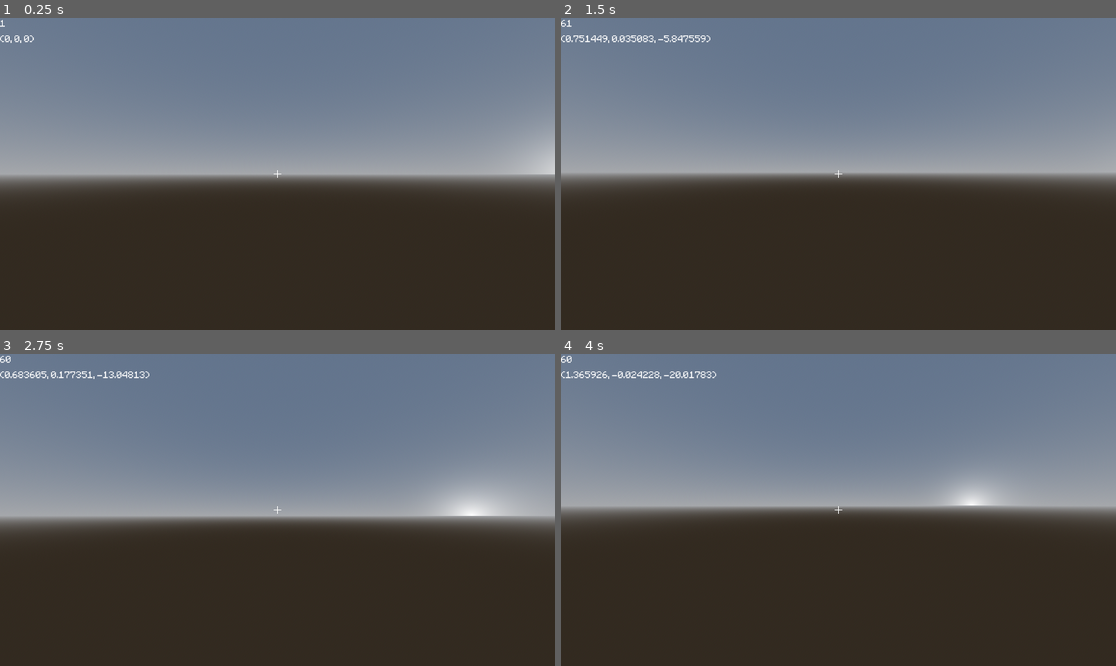
Above: before the commit, frames 1-4 (two rows, left to right).
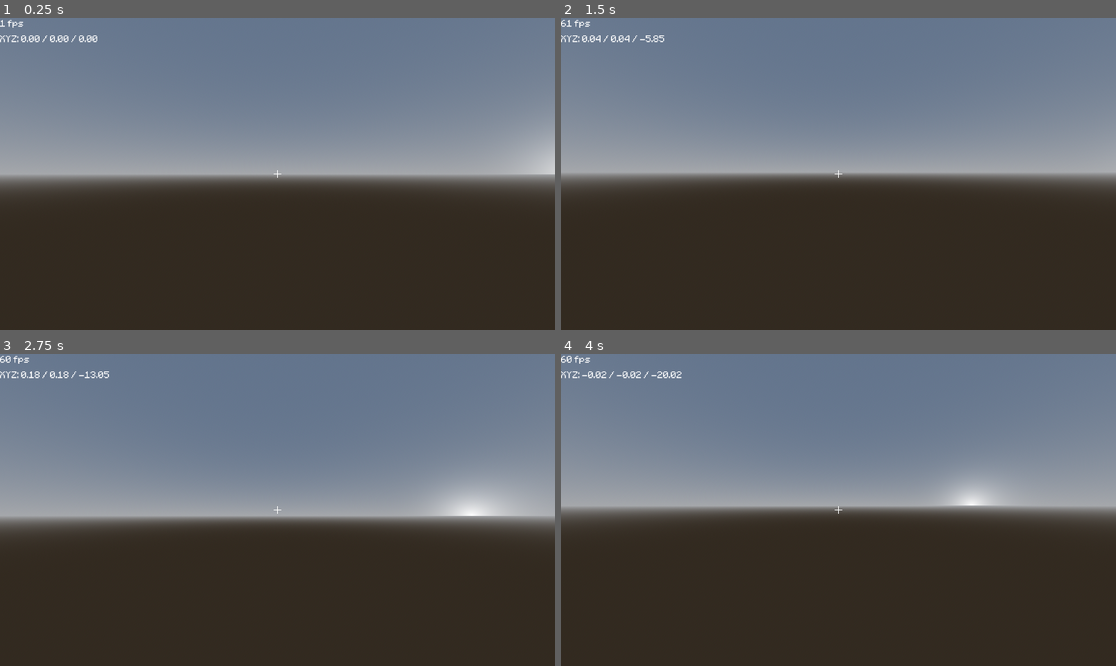
Above: after the commit, the same moments.

Repository: javier-adrian/voxel-gds
Game: Godot game, scene res://level.tscn
Same seed, same stepped clock (60 frames per second), same inputs: the game is played once before the commit and once after it. The project has no main scene, so this scene is started directly.
Inputs (mouse positions are in pixels of both pictures, inside the frame that each line leads up to):
- Up to frame 1 (0.25 s): no input
- Up to frame 2 (1.5 s): tap Enter at 0.5 s; move the mouse to (866, 174) at 0.52 s; hold Shift (Sprint) 0.53-1.28 s; hold W (Forward) from 0.53 s (still down); move the mouse to (810, 174) at 1.27 s; tap Shift (Sprint) at 1.35 s
- Up to frame 3 (2.75 s): keep holding W (Forward); move the mouse to (288, 503) at 2.02 s; hold Shift (Sprint) from 2.03 s (still down)
- Up to frame 4 (4 s): keep holding W (Forward); move the mouse to (832, 516) at 2.77 s; release Shift (Sprint) at 2.78 s; tap Shift (Sprint) at 2.85 s; move the mouse to (877, 513) at 3.52 s; hold Shift (Sprint) from 3.53 s (still down)

The runs differ from the first frame. In frame 1, 0.2% of the frame differs, in the area x 0-18%, y 0-9%; in frame 2, 0.4%; in frame 3, 0.3%; in frame 4, 0.4%, in the area x 0-29%, y 0-9%.

Commit message:
add context to debug info

Diff:
--- a/player.gd
+++ b/player.gd
@@ -57,5 +57,5 @@
 	return (transform.basis * Vector3(horizontal.x, vertical, horizontal.y)).normalized()
 
 func _process(delta):
-	coords.text = str(global_position)
-	fps.text = str(Engine.get_frames_per_second())
+	coords.text = "XYZ: " + ("%.2f" % global_position.y) + " / " + ("%.2f" % global_position.y) + " / " + ("%.2f" % global_position.z)
+	fps.text = str(Engine.get_frames_per_second()) + " fps"
